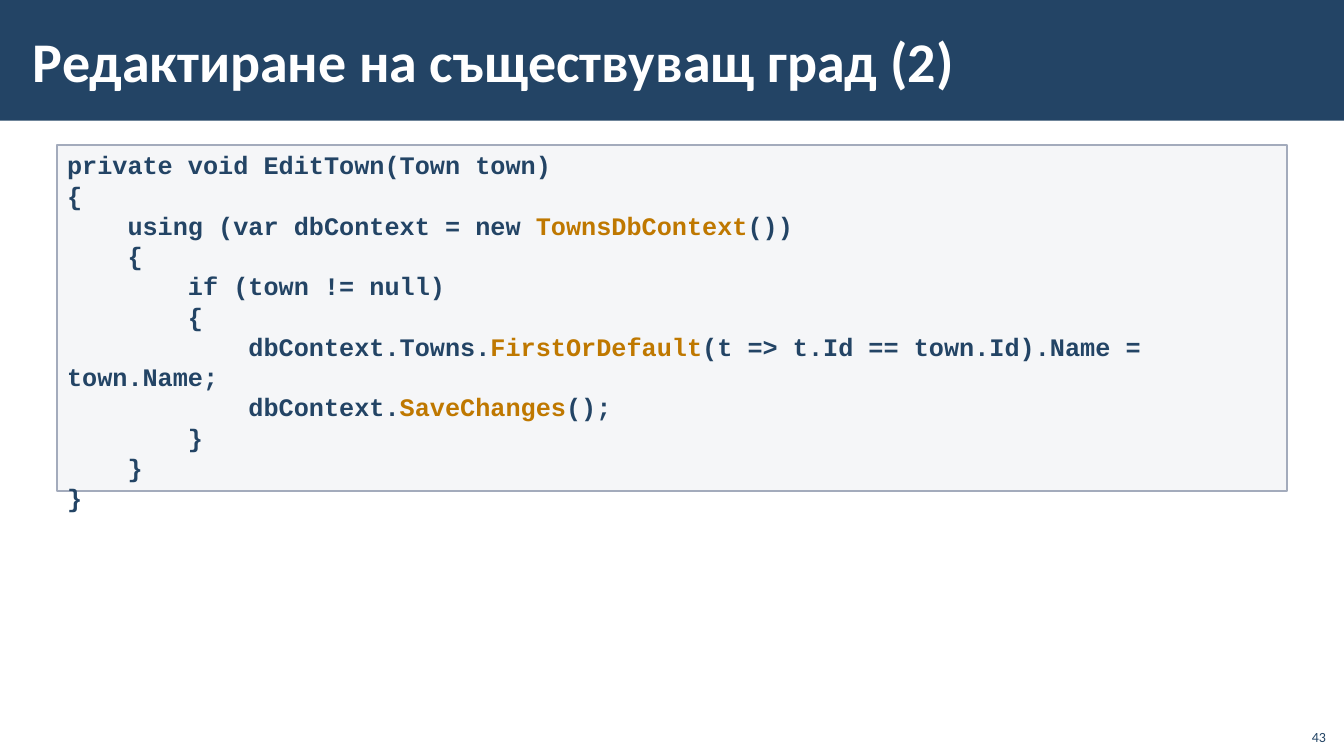
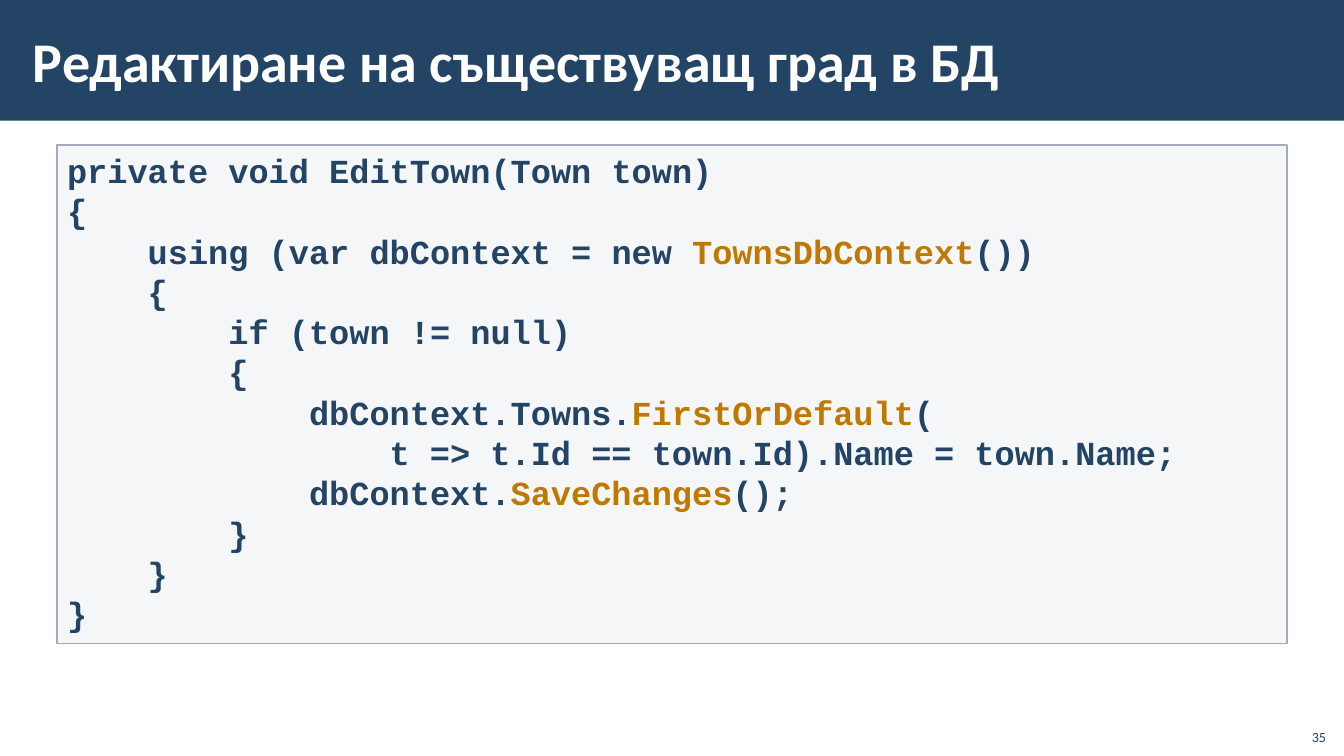
Before and after one commit to BG-IT-Edu/School-Programming, a slide deck: slide 35 of Courses/Software-Sciences/Module-4-Information-Systems-New/06-CRUD-with-EF-and-Windows-Forms/06-CRUD-with-EF-Core-and-Windows-Forms.pptx (slide 43 before the commit). Drawn at 1344x756 pixels with LibreOffice and Linux fonts; fonts in the diff are those of the drawing; background and template pictures are left out. Boxes give left, top, right and bottom in pixels: in the first picture for what was removed or moved away, otherwise in the second. Text is boxed around its words. In the diff, an @@ line names an element or a change of style, - is before the commit and + after.

```diff
--- a/Courses/Software-Sciences/Module-4-Information-Systems-New/06-CRUD-with-EF-and-Windows-Forms/06-CRUD-with-EF-Core-and-Windows-Forms.pptx
+++ b/Courses/Software-Sciences/Module-4-Information-Systems-New/06-CRUD-with-EF-and-Windows-Forms/06-CRUD-with-EF-Core-and-Windows-Forms.pptx
@@ title at [33, 45, 999, 91]: text changed @@
-Редактиране на съществуващ град (2)
+Редактиране на съществуващ град в БД
@@ rectangle "private void EditTown(Town town)": place and size @@
-rectangle "private void EditTown(Town town)" at [57, 145, 1288, 491]
+rectangle "private void EditTown(Town town)" at [57, 145, 1288, 644]
@@ text in rectangle at [67, 158, 1035, 512]: size 18 to 24 pt in "private void EditTown(Town town)", "{", "using (var dbContext = new TownsDbContext())", "{" and 6 more places @@
@@ text in rectangle at [309, 400, 1176, 472]: text changed; size 18 to 24 pt @@
-dbContext.Towns.FirstOrDefault(t => t.Id == town.Id).Name = town.Name;
+dbContext.Towns.FirstOrDefault(
+t => t.Id == town.Id).Name = town.Name;
@@ page number at [1312, 733, 1326, 742]: text changed @@
-43
+35
```
Also in this commit, not shown: 26 other slides changed, 1 slide added, 9 slides removed.
